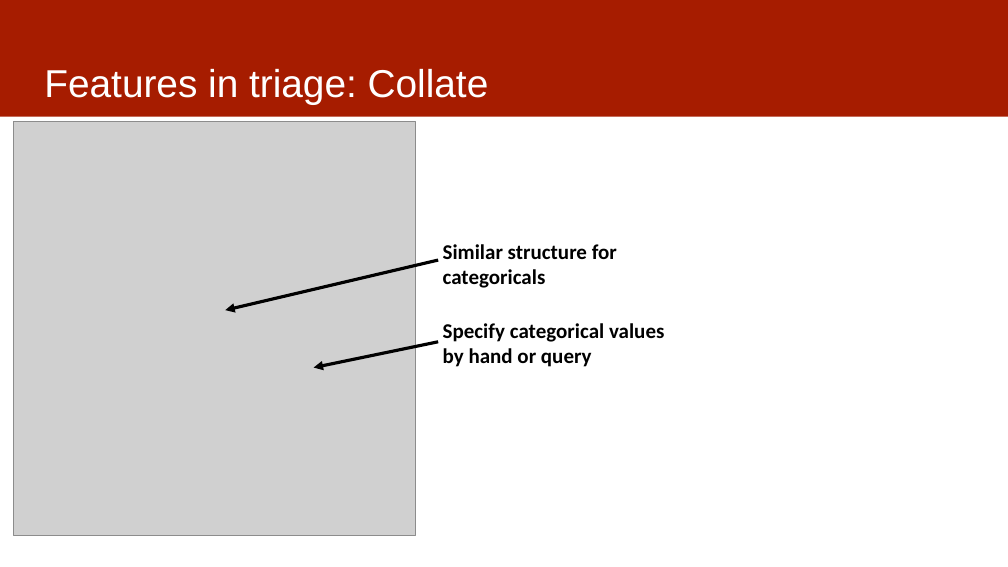
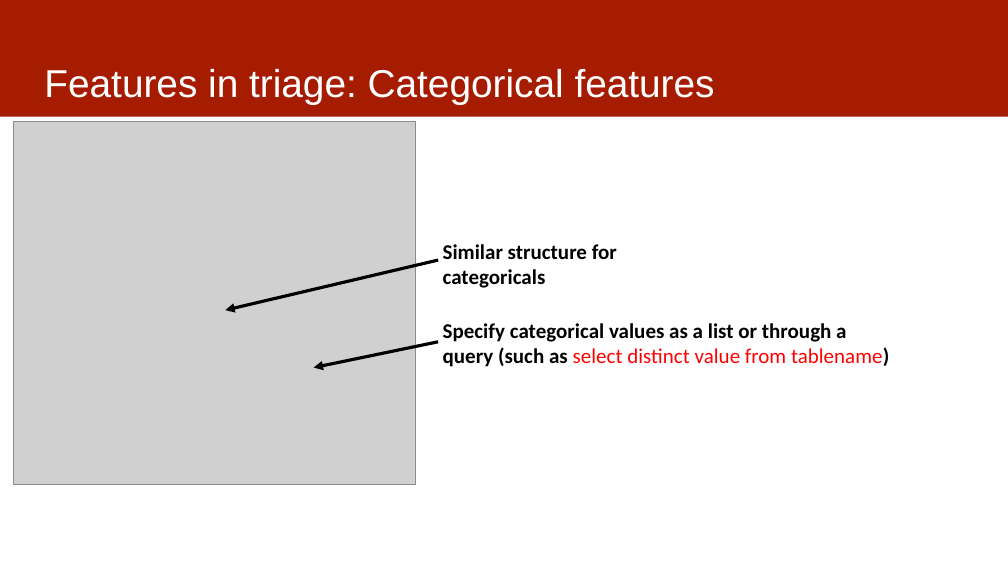
Before and after one commit to dssg/mlforpublicpolicylab, a slide deck: slide 20 of Lectures/12-features-and-imputation.pptx (slide 19 before the commit). Drawn at 1008x567 pixels with LibreOffice and Linux fonts; fonts in the diff are those of the drawing; grey boxes stand for pictures. Boxes give left, top, right and bottom in pixels: in the first picture for what was removed or moved away, otherwise in the second. Text is boxed around its words. In the diff, an @@ line names an element or a change of style, - is before the commit and + after.

```diff
--- a/Lectures/12-features-and-imputation.pptx
+++ b/Lectures/12-features-and-imputation.pptx
@@ title at [44, 69, 715, 105]: text changed @@
-Features in triage: Collate
+Features in triage: Categorical features
@@ picture: place and size @@
-picture at [14, 122, 416, 536]
+picture at [14, 122, 416, 485]
@@ text at [443, 323, 889, 367]: text changed @@
-Specify categorical values by hand or query
+Specify categorical values as a list or through a query (such as select distinct value from tablename)
```
Also in this commit, not shown: 2 other slides changed, 7 slides added, 1 other file.
